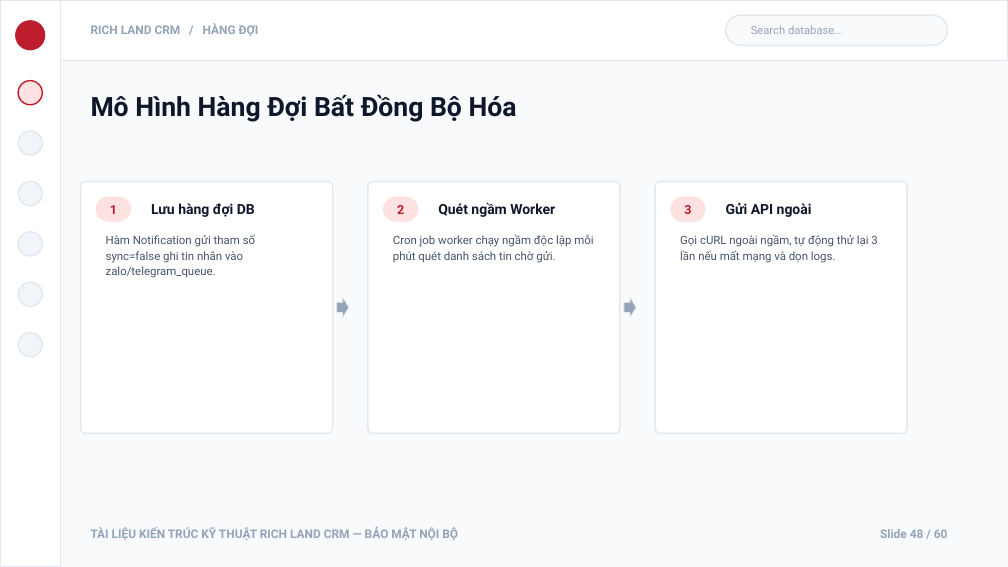
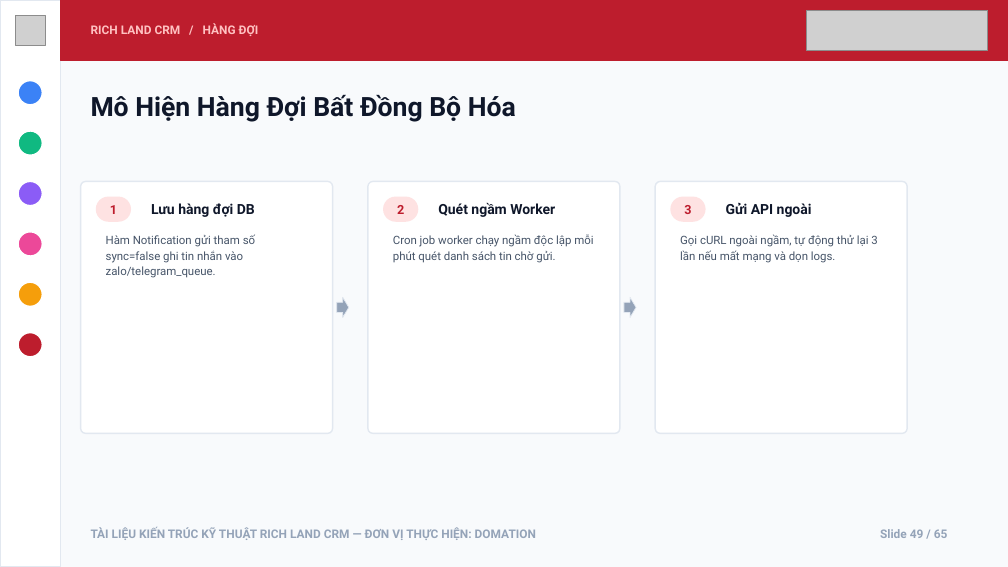
Before and after one commit to DEV-trongphuc/RICH-LAND, a slide deck: slide 49 of RichLand_System_Architecture_Presentation.pptx (slide 48 before the commit). Drawn at 1008x567 pixels with LibreOffice and Linux fonts; fonts in the diff are those of the drawing; grey boxes stand for pictures. Boxes give left, top, right and bottom in pixels: in the first picture for what was removed or moved away, otherwise in the second. Text is boxed around its words. In the diff, an @@ line names an element or a change of style, - is before the commit and + after.

```diff
--- a/RichLand_System_Architecture_Presentation.pptx
+++ b/RichLand_System_Architecture_Presentation.pptx
@@ rounded rectangle removed at <box>15,20,45,50</box> @@
@@ picture added at <box>15,15,45,45</box> @@
@@ rectangle at <box>60,0,1008,60</box>: fill #FFFFFF to #BD1D2D; outline #E2E8F0 1 pt to #BD1D2D 1 pt @@
@@ text "RICH LAND CRM / HÀNG ..." at <box>91,23,259,36</box>: text colour #94A3B8 to #FFC1C1 @@
@@ rounded rectangle removed at <box>726,15,948,45</box> @@
@@ text removed at <box>751,26,843,34</box> @@
-Search database...
@@ picture added at <box>806,10,988,50</box> @@
@@ rounded rectangle at <box>18,81,42,105</box>: fill #FEE2E2 to #3B82F6; outline #BD1D2D 1 pt to #FFFFFF 1 pt; proportions changed @@
@@ text at <box>91,94,516,122</box>: text changed @@
-Mô Hình Hàng Đợi Bất Đồng Bộ Hóa
+Mô Hiện Hàng Đợi Bất Đồng Bộ Hóa
@@ rounded rectangle at <box>18,131,42,155</box>: fill #F1F5F9 to #10B981; outline #E2E8F0 1 pt to #FFFFFF 1 pt; proportions changed @@
@@ rounded rectangle at <box>18,181,42,206</box>: fill #F1F5F9 to #8B5CF6; outline #E2E8F0 1 pt to #FFFFFF 1 pt; proportions changed @@
@@ rounded rectangle at <box>18,232,42,256</box>: fill #F1F5F9 to #EC4899; outline #E2E8F0 1 pt to #FFFFFF 1 pt; proportions changed @@
@@ rounded rectangle at <box>18,282,42,306</box>: fill #F1F5F9 to #F59E0B; outline #E2E8F0 1 pt to #FFFFFF 1 pt; proportions changed @@
@@ rounded rectangle at <box>18,333,42,357</box>: fill #F1F5F9 to #BD1D2D; outline #E2E8F0 1 pt to #FFFFFF 1 pt; proportions changed @@
@@ text at <box>91,527,536,540</box>: text changed @@
-TÀI LIỆU KIẾN TRÚC KỸ THUẬT RICH LAND CRM — BẢO MẬT NỘI BỘ
+TÀI LIỆU KIẾN TRÚC KỸ THUẬT RICH LAND CRM — ĐƠN VỊ THỰC HIỆN: DOMATION
```
Also in this commit, not shown: 45 other slides changed, 19 slides added, 14 slides removed, 3 other files.
